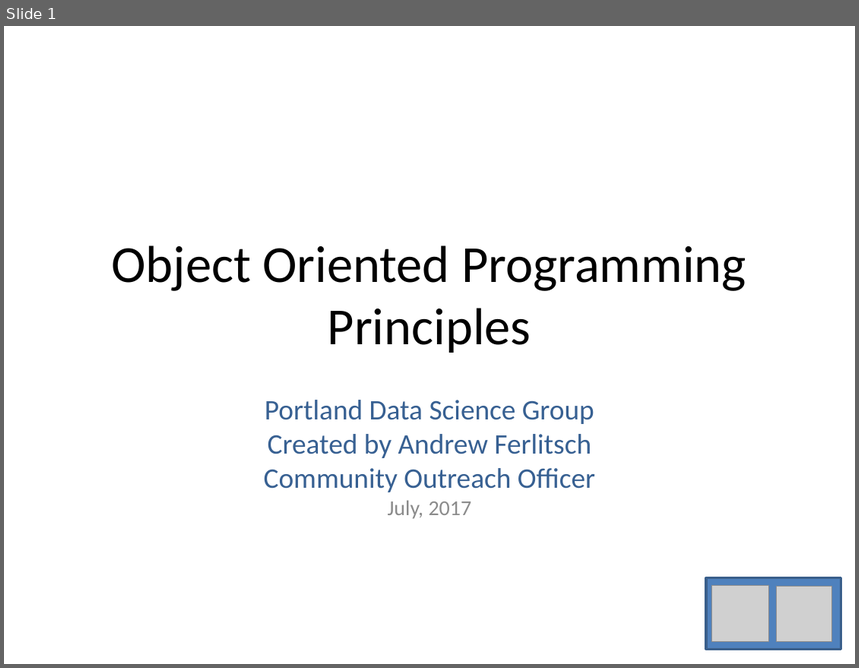
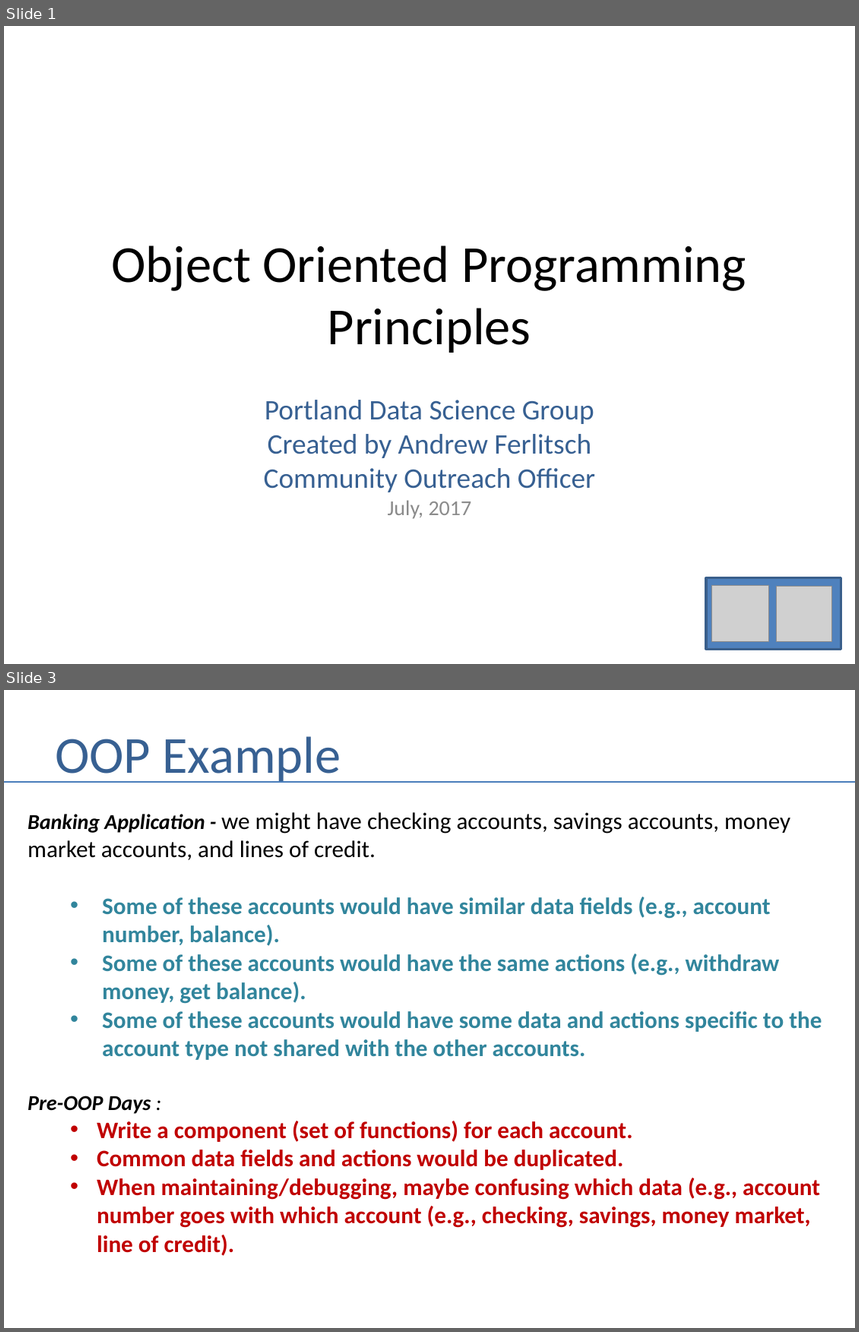
Before and after one commit to andrewferlitsch/Portland-Data-Science-Group, a slide deck: Presentations/OOP.pptx. Shown one above the other, each under a label of ours: slide 1 before the commit, slides 1 and 3 after it; the slides between them are not shown. The pictures are 859x668 and 859x1332 pixels, drawn with LibreOffice and Linux fonts; fonts in the diff are those of the drawing; grey boxes stand for pictures. Boxes give left, top, right and bottom in pixels: in the first picture for what was removed or moved away, otherwise in the second. Text is boxed around its words. In the diff, an @@ line names an element or a change of style, - is before the commit and + after.

```diff
--- a/Presentations/OOP.pptx
+++ b/Presentations/OOP.pptx
@@ slide 3 added at [4, 690, 855, 1328], background #FFFFFF @@
@@ title added at [55, 736, 341, 783], 44 pt, text #376092 @@
+OOP Example
@@ line added from (4, 782) to (855, 782), #4B7EBC 1.5 pt @@
@@ text added at [28, 812, 822, 1256], 20 pt, text #31859C, bold @@
+Banking Application - we might have checking accounts, savings accounts, money market accounts, and lines of credit.
+  • Some of these accounts would have similar data fields (e.g., account number, balance).
+  • Some of these accounts would have the same actions (e.g., withdraw money, get balance).
+  • Some of these accounts would have some data and actions specific to the account type not shared with the other accounts.
+Pre-OOP Days :
+  • Write a component (set of functions) for each account.
+  • Common data fields and actions would be duplicated.
+  • When maintaining/debugging, maybe confusing which data (e.g., account number goes with which account (e.g., checking, savings, money market, line of credit).
```
Also in this commit, not shown: 2 slides changed, 1 other slide added, 1 other file.
